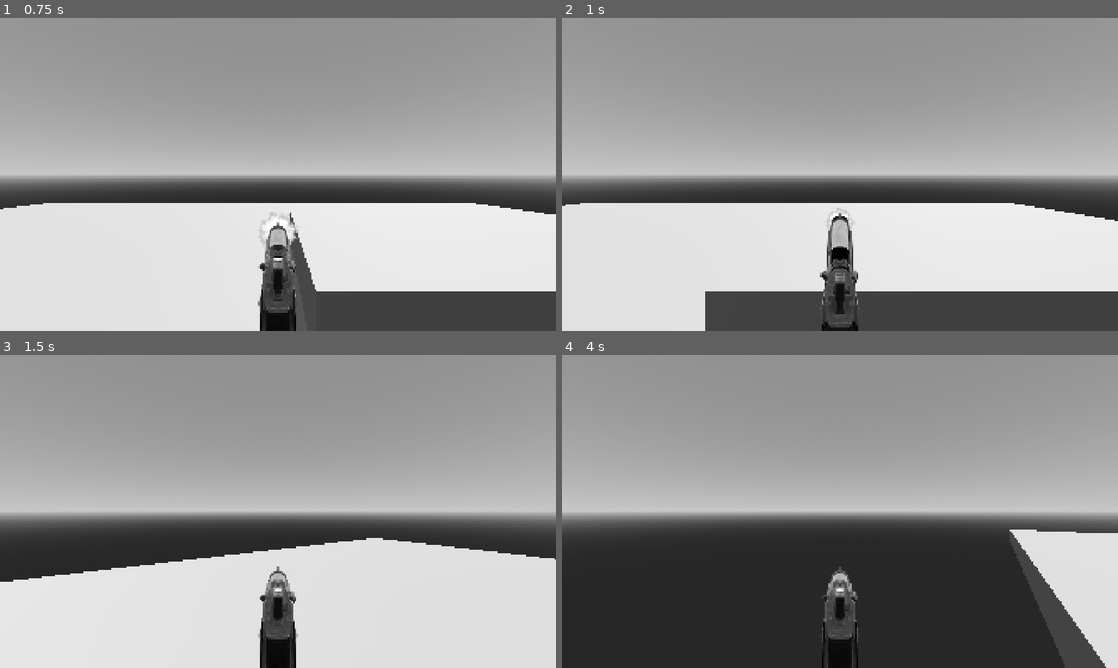
Above: before the commit, frames 1-4 (two rows, left to right).
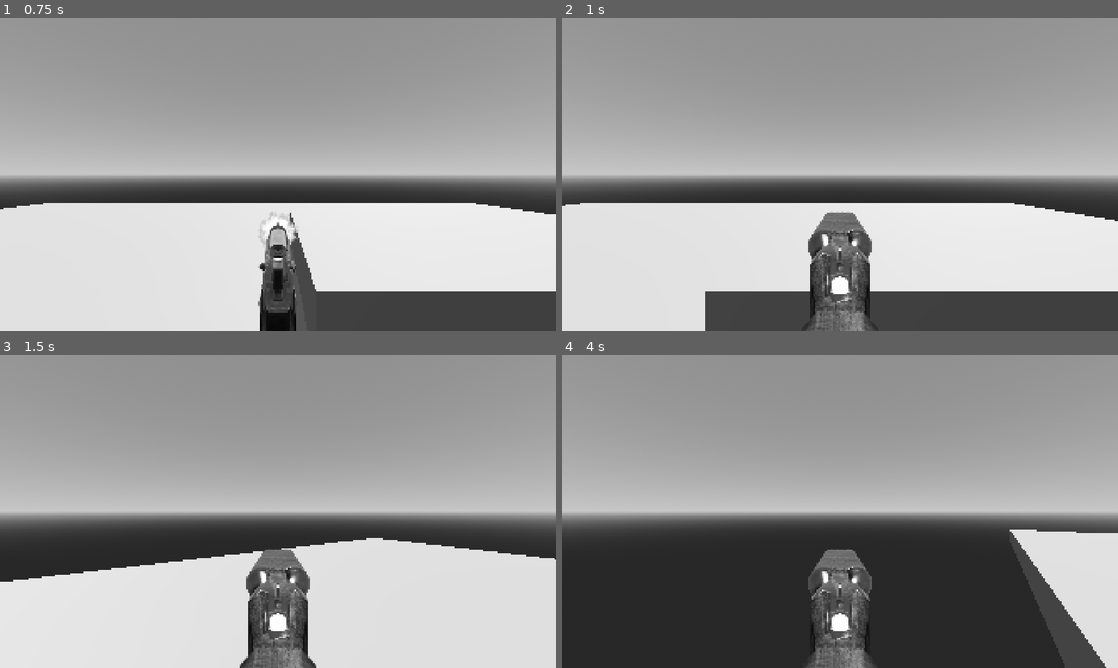
Above: after the commit, the same moments.

Repository: spheroidon/achromatic
Game: Godot game, scene res://scenes/dev_level.tscn
The game is run twice, just before and just after one commit, with the same random seed, the same clock (stepped at 60 frames per second) and the same inputs.
Inputs (mouse positions are in pixels of both pictures, inside the frame that each line leads up to):
- Up to frame 1 (0.75 s): tap Enter at 0.5 s; move the mouse to (400, 158) at 0.52 s; hold D (move_right) from 0.53 s (still down); tap 1 (gun_0, bound only after the commit) at 0.6 s; click (400, 158) at 0.67 s
- Up to frame 2 (1 s): keep holding D (move_right); tap 2 (gun_1, bound only after the commit) at 0.8 s
- Up to frame 3 (1.5 s): move the mouse to (250, 511) at 1.27 s; release D (move_right) at 1.28 s; hold W (move_forwards) from 1.28 s (still down); tap 2 (gun_1, bound only after the commit) at 1.35 s
- Up to frame 4 (4 s): keep holding W (move_forwards); tap 1 (gun_0, bound only after the commit) at 1.55, 3.05 s; move the mouse to (851, 505) at 2.02 s; tap Mouse wheel up (next_gun) at 2.1 s; tap 2 (gun_1, bound only after the commit) at 2.3, 3.8 s; move the mouse to (834, 517) at 2.77 s; tap Mouse wheel down (previous_gun) at 2.85 s; move the mouse to (878, 514) at 3.52 s; hold Shift (run) from 3.53 s (still down)

Frame 1 is identical in both runs. In frame 2, 3.1% of the frame differs, in the area x 43-56%, y 60-100%; in frame 3, 3.4%, in the area x 43-57%, y 61-100%; in frame 4, 2.9%.

Commit message:
Gun switching using number row

Diff:
--- a/objects/character.gd
+++ b/objects/character.gd
@@ -87,6 +87,12 @@
 		if gun_index < 0:
 			gun_index = GUNS.size()-1
 		switch_gun()
+	if Input.is_action_just_pressed("gun_0"):
+		gun_index = 0
+		switch_gun()
+	if Input.is_action_just_pressed("gun_1"):
+		gun_index = 1
+		switch_gun()
 
 	# Shooting
 	if Input.is_action_pressed("shoot") and current_shoot_cooldown <= 0:
--- a/project.godot
+++ b/project.godot
@@ -76,6 +76,46 @@
 "events": [Object(InputEventMouseButton,"resource_local_to_scene":false,"resource_name":"","device":-1,"window_id":0,"a …(258 unchanged characters)…
 ]
 }
+gun_0={
+"deadzone": 0.2,
+"events": [Object(InputEventKey,"resource_local_to_scene":false,"resource_name":"","device":-1,"window_id":0,"alt_pressed":false,"shift_pressed":false,"ctrl_pressed":false,"meta_pressed":false,"pressed":false,"keycode":0,"physical_keycode":49,"key_label":0,"unicode":49,"location":0,"echo":false,"script":null)
+]
+}
+gun_1={
+"deadzone": 0.2,
+"events": [Object(InputEventKey,"resource_local_to_scene":false,"resource_name":"","device":-1,"window_id":0,"alt_pressed":false,"shift_pressed":false,"ctrl_pressed":false,"meta_pressed":false,"pressed":false,"keycode":0,"physical_keycode":50,"key_label":0,"unicode":50,"location":0,"echo":false,"script":null)
+]
+}
+gun_2={
+"deadzone": 0.2,
+"events": [Object(InputEventKey,"resource_local_to_scene":false,"resource_name":"","device":-1,"window_id":0,"alt_pressed":false,"shift_pressed":false,"ctrl_pressed":false,"meta_pressed":false,"pressed":false,"keycode":0,"physical_keycode":51,"key_label":0,"unicode":51,"location":0,"echo":false,"script":null)
+]
+}
+gun_3={
+"deadzone": 0.2,
+"events": [Object(InputEventKey,"resource_local_to_scene":false,"resource_name":"","device":-1,"window_id":0,"alt_pressed":false,"shift_pressed":false,"ctrl_pressed":false,"meta_pressed":false,"pressed":false,"keycode":0,"physical_keycode":52,"key_label":0,"unicode":52,"location":0,"echo":false,"script":null)
+]
+}
+gun_4={
+"deadzone": 0.2,
+"events": [Object(InputEventKey,"resource_local_to_scene":false,"resource_name":"","device":-1,"window_id":0,"alt_pressed":false,"shift_pressed":false,"ctrl_pressed":false,"meta_pressed":false,"pressed":false,"keycode":0,"physical_keycode":53,"key_label":0,"unicode":53,"location":0,"echo":false,"script":null)
+]
+}
+gun_5={
+"deadzone": 0.2,
+"events": [Object(InputEventKey,"resource_local_to_scene":false,"resource_name":"","device":-1,"window_id":0,"alt_pressed":false,"shift_pressed":false,"ctrl_pressed":false,"meta_pressed":false,"pressed":false,"keycode":0,"physical_keycode":54,"key_label":0,"unicode":54,"location":0,"echo":false,"script":null)
+]
+}
+gun_6={
+"deadzone": 0.2,
+"events": [Object(InputEventKey,"resource_local_to_scene":false,"resource_name":"","device":-1,"window_id":0,"alt_pressed":false,"shift_pressed":false,"ctrl_pressed":false,"meta_pressed":false,"pressed":false,"keycode":0,"physical_keycode":55,"key_label":0,"unicode":55,"location":0,"echo":false,"script":null)
+]
+}
+gun_7={
+"deadzone": 0.2,
+"events": [Object(InputEventKey,"resource_local_to_scene":false,"resource_name":"","device":-1,"window_id":0,"alt_pressed":false,"shift_pressed":false,"ctrl_pressed":false,"meta_pressed":false,"pressed":false,"keycode":0,"physical_keycode":56,"key_label":0,"unicode":56,"location":0,"echo":false,"script":null)
+]
+}
 
 [physics]
 
